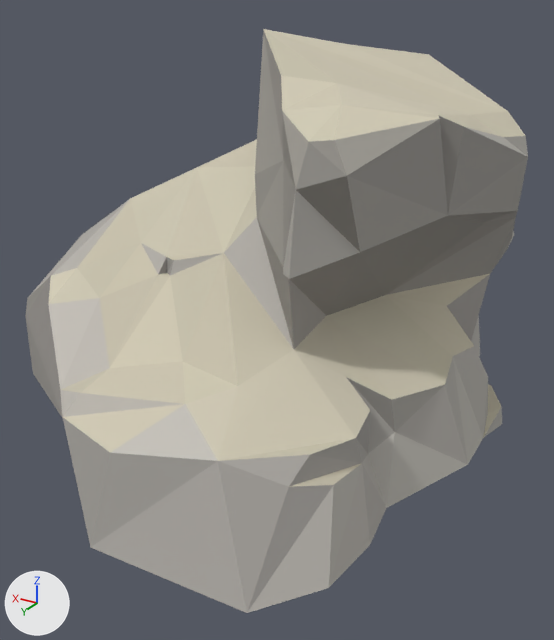
A saved change to the glTF model assets/models/mapa/roca_acantilado/clif_01c.glb.
Camera for both pictures: a 50 mm lens placed at (-18.5, 29.9, 18.2), pointed at (-1.4, 1.4, 3.9). Arrows for +X, +Y and +Z are at lower left; the lights stay in place. The first picture is the older version. Vertices at exactly the same position are counted once.

Before the edit, the objects in view are built like this:
```python
me_mapa_roca_acantilado_env_clif_01c = bpy.data.meshes.new('mapa.roca.acantilado.env_clif_01c')
me_mapa_roca_acantilado_env_clif_01c.from_pydata(...)  # 152 vertices, 300 faces; spans x -11.7..11.7, y -14.9..14.9, z 0.0..16.7
me_mapa_roca_acantilado_env_clif_01c.materials.append(mat_facetado)
ob_mapa_roca_acantilado_env_clif_01c = bpy.data.objects.new('mapa.roca.acantilado.env_clif_01c', me_mapa_roca_acantilado_env_clif_01c)
ob_mapa_roca_acantilado_env_clif_01c.location = (0.0, 0.0, 0.0)
```
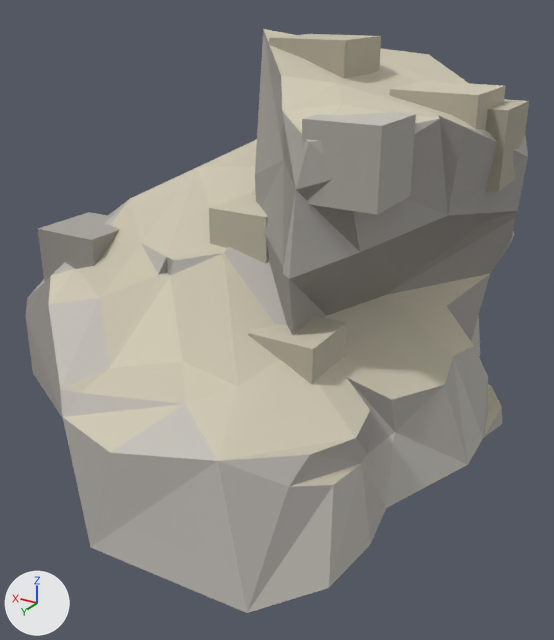
What changed in the scene script:
```text
Change me_mapa_roca_acantilado_env_clif_01c:
    used by ob_mapa_roca_acantilado_env_clif_01c; location = (0.0, 0.0, 0.0)
    remove me_mapa_roca_acantilado_env_clif_01c.from_pydata(...)  # 152 vertices, 300 faces; spans x -11.7..11.7, y -14.9..14.9, z 0.0..16.7
    add me_mapa_roca_acantilado_env_clif_01c.from_pydata(...)  # 208 vertices, 384 faces; spans x -11.7..11.7, y -14.9..14.9, z 0.0..16.7
    me_mapa_roca_acantilado_env_clif_01c part 1: a new loose piece, a box spanning x 4.4..7.7, y 3.8..7.0, z 5.2..8.4, in mat_facetado
    me_mapa_roca_acantilado_env_clif_01c part 2: a new loose piece, a box spanning x -7.2..-4.5, y 6.0..8.7, z 4.1..6.8, in mat_facetado
    me_mapa_roca_acantilado_env_clif_01c part 3: a new loose piece, a box spanning x -3.6..-0.9, y 3.1..5.8, z 7.6..10.3, in mat_facetado
    me_mapa_roca_acantilado_env_clif_01c part 4: a new loose piece, a box spanning x -8.9..-6.1, y 5.0..7.7, z 11.6..14.4, in mat_facetado
    me_mapa_roca_acantilado_env_clif_01c part 5: a new loose piece, a box spanning x -10.7..-7.6, y -3.2..-0.1, z 10.9..14.0, in mat_facetado
    me_mapa_roca_acantilado_env_clif_01c part 6: a new loose piece, a box spanning x -9.9..-6.4, y -2.3..1.2, z 11.2..14.7, in mat_facetado
    me_mapa_roca_acantilado_env_clif_01c part 7: a new loose piece, a box spanning x -4.8..-1.4, y -1.4..2.0, z 13.1..16.5, in mat_facetado
```

Location of each change, (x1, y1, x2, y2) in pixels of the pictures (554 x 640 px):
'mapa.roca.acantilado.env_clif_01c', reshaped
    before: (25, 29, 528, 613)
    after: (25, 29, 529, 613)
part 1 of me_mapa_roca_acantilado_env_clif_01c, added
    after: (38, 212, 120, 282)
part 2 of me_mapa_roca_acantilado_env_clif_01c, added
    after: (248, 316, 347, 384)
part 3 of me_mapa_roca_acantilado_env_clif_01c, added
    after: (209, 194, 269, 264)
part 4 of me_mapa_roca_acantilado_env_clif_01c, added
    after: (302, 112, 416, 215)
part 5 of me_mapa_roca_acantilado_env_clif_01c, added
    after: (486, 99, 529, 191)
part 6 of me_mapa_roca_acantilado_env_clif_01c, added
    after: (389, 81, 506, 190)
part 7 of me_mapa_roca_acantilado_env_clif_01c, added
    after: (269, 34, 381, 78)
